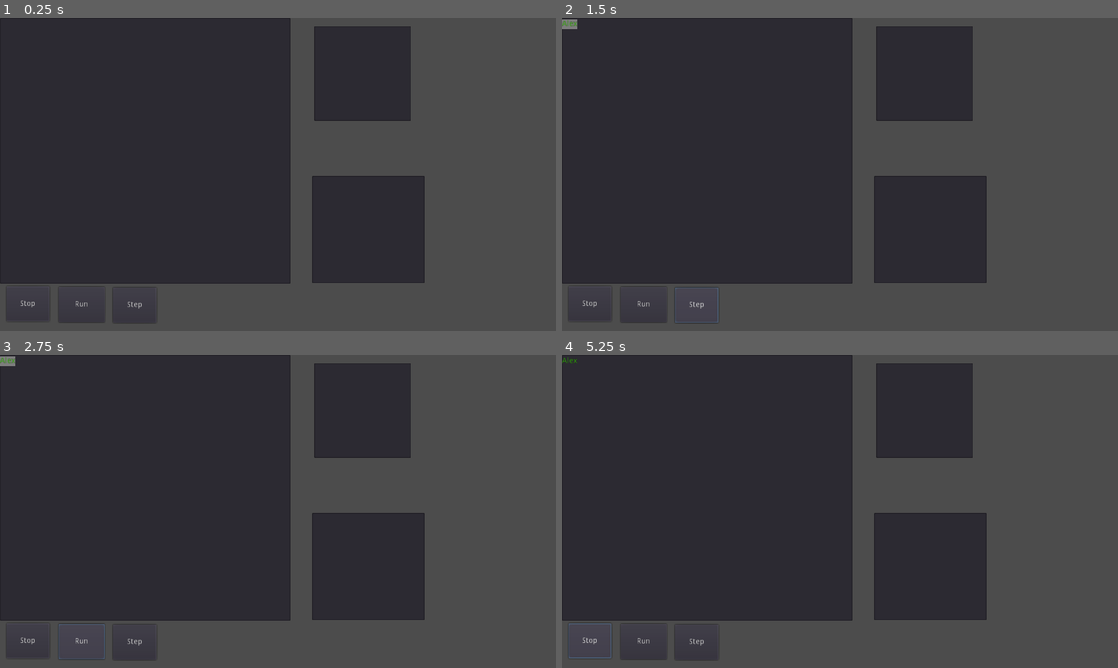
Above: before the commit, frames 1-4 (two rows, left to right).
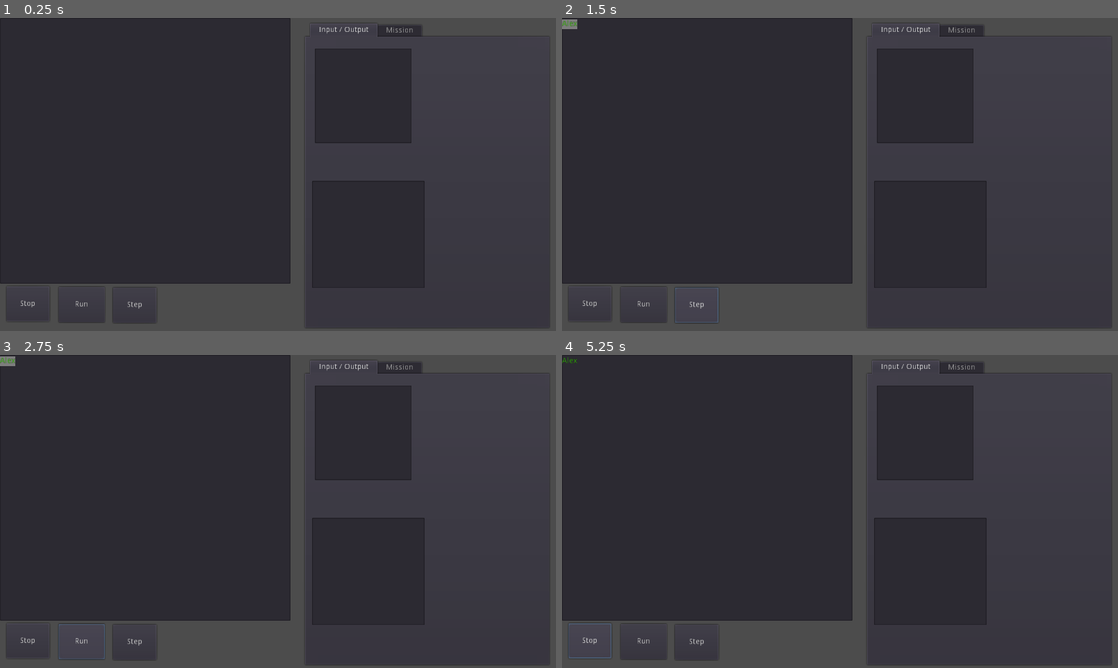
Above: after the commit, the same moments.

Repository: dulsi/LearningBasic
Game: Godot game, scene res://basic.tscn
Same seed, same stepped clock (60 frames per second), same inputs: the game is played once before the commit and once after it.
Inputs (mouse positions are in pixels of both pictures, inside the frame that each line leads up to):
- Up to frame 1 (0.25 s): no input
- Up to frame 2 (1.5 s): click (706, 149) at 0.52 s; type "Alex" at 0.6 s; click "Step" at 1.25 s
- Up to frame 3 (2.75 s): click "Run" at 2 s
- Up to frame 4 (5.25 s): click "Stop" at 2.75 s; click "Run" at 3.5 s; click "Step" at 4.25 s; click "Stop" at 5 s

The runs differ from the first frame. In frame 1, 2.1% of the frame differs, in the area x 55-98%, y 2-100%; in frame 2, 2.1%; in frame 3, 2.1%; in frame 4, 2.1%.

Commit message:
Some better error messages. Add tab for mission instructions.

Diff:
--- /dev/null
+++ b/RightPanel.gd
@@ -0,0 +1,16 @@
+extends TabContainer
+
+
+# Declare member variables here. Examples:
+# var a = 2
+# var b = "text"
+
+
+# Called when the node enters the scene tree for the first time.
+func _ready():
+	set_tab_title(0, "Input / Output")
+
+
+# Called every frame. 'delta' is the elapsed time since the previous frame.
+#func _process(delta):
+#	pass
--- a/basic.gd
+++ b/basic.gd
@@ -206,6 +206,13 @@
 			emit_signal("output_screen", "Runtime Error: String cannot perform this operation: " + String(r1) + op_string + String(r2) + "\n")
 			_on_Stop_pressed()
 			break
+		if typeof(r1) != typeof(r2) && (op == TOKENIZER_EQ || op == TOKENIZER_NE):
+			var op_string = "="
+			if op == TOKENIZER_NE:
+				op_string = "<>"
+			emit_signal("output_screen", "Runtime Error: Variables of different type cannot perform this operation: " + String(r1) + op_string + String(r2) + "\n")
+			_on_Stop_pressed()
+			break
 		match op:
 			TOKENIZER_LT:
 				r1 = r1 < r2
@@ -246,7 +253,8 @@
 		if tokenizer_token() != TOKENIZER_ENDOFINPUT:
 			index_add(tokenizer_num(), tokenizer_pos())
 		else:
-			print("Error")
+			emit_signal("output_screen", "Runtime Error: Line " + String(linenum) + " not found\n")
+			_on_Stop_pressed()
 			break
 
 func jump_linenum(linenum):
@@ -591,7 +599,7 @@
 func _on_Step_pressed():
 	if running == 0:
 		emit_signal("clear_screen")
-		ubasic_init(get_parent().get_node("InputScreen"))
+		ubasic_init(get_parent().get_node("RightPanel").get_node("WorkTab").get_node("InputScreen"))
 		running = 1
 	if !ubasic_finished():
 		ubasic_run()
--- a/basic.tscn
+++ b/basic.tscn
@@ -1,8 +1,9 @@
-[gd_scene load_steps=4 format=2]
+[gd_scene load_steps=5 format=2]
 
 [ext_resource path="res://basic.gd" type="Script" id=1]
 [ext_resource path="res://OutputScreen.gd" type="Script" id=2]
 [ext_resource path="res://InputScreen.gd" type="Script" id=3]
+[ext_resource path="res://RightPanel.gd" type="Script" id=4]
 
 [node name="Node2D" type="Node2D"]
 
@@ -39,18 +40,6 @@
 "_edit_use_anchors_": false
 }
 
-[node name="OutputScreen" type="TextEdit" parent="."]
-margin_left = 575.0
-margin_top = 291.0
-margin_right = 782.0
-margin_bottom = 488.0
-focus_mode = 0
-custom_colors/font_color = Color( 0.176471, 0.694118, 0, 1 )
-script = ExtResource( 2 )
-__meta__ = {
-"_edit_use_anchors_": false
-}
-
 [node name="Stop" type="Button" parent="."]
 margin_left = 12.0
 margin_top = 494.0
@@ -61,11 +50,30 @@
 "_edit_use_anchors_": false
 }
 
-[node name="InputScreen" type="TextEdit" parent="."]
-margin_left = 579.0
-margin_top = 15.0
-margin_right = 757.0
-margin_bottom = 189.0
+[node name="RightPanel" type="TabContainer" parent="."]
+margin_left = 563.0
+margin_top = 10.0
+margin_right = 1011.0
+margin_bottom = 569.0
+tab_align = 0
+script = ExtResource( 4 )
+__meta__ = {
+"_edit_use_anchors_": false
+}
+
+[node name="WorkTab" type="Control" parent="RightPanel"]
+anchor_right = 1.0
+anchor_bottom = 1.0
+margin_left = 4.0
+margin_top = 32.0
+margin_right = -4.0
+margin_bottom = -4.0
+
+[node name="InputScreen" type="TextEdit" parent="RightPanel/WorkTab"]
+margin_left = 13.0
+margin_top = 14.0
+margin_right = 191.0
+margin_bottom = 188.0
 focus_mode = 1
 custom_colors/font_color = Color( 0.176471, 0.694118, 0, 1 )
 script = ExtResource( 3 )
@@ -73,11 +81,46 @@
 "_edit_use_anchors_": false
 }
 
-[connection signal="clear_screen" from="TextEdit" to="OutputScreen" method="_on_clear_screen"]
-[connection signal="output_screen" from="TextEdit" to="OutputScreen" method="_on_add_text"]
+[node name="OutputScreen" type="TextEdit" parent="RightPanel/WorkTab"]
+margin_left = 8.0
+margin_top = 258.0
+margin_right = 215.0
+margin_bottom = 455.0
+focus_mode = 0
+custom_colors/font_color = Color( 0.176471, 0.694118, 0, 1 )
+script = ExtResource( 2 )
+__meta__ = {
+"_edit_use_anchors_": false
+}
+
+[node name="Mission" type="Control" parent="RightPanel"]
+visible = false
+anchor_right = 1.0
+anchor_bottom = 1.0
+margin_left = 4.0
+margin_top = 32.0
+margin_right = -4.0
+margin_bottom = -4.0
+
+[node name="RichTextLabel" type="RichTextLabel" parent="RightPanel/Mission"]
+margin_right = 440.0
+margin_bottom = 523.0
+bbcode_enabled = true
+bbcode_text = "[center]Mission[/center]
+
+Mission description here."
+text = "Mission
+
+Mission description here."
+__meta__ = {
+"_edit_use_anchors_": false
+}
+
+[connection signal="clear_screen" from="TextEdit" to="RightPanel/WorkTab/OutputScreen" method="_on_clear_screen"]
+[connection signal="output_screen" from="TextEdit" to="RightPanel/WorkTab/OutputScreen" method="_on_add_text"]
 [connection signal="text_changed" from="TextEdit" to="TextEdit" method="_on_TextEdit_text_changed"]
 [connection signal="timeout" from="TextEdit/NextStep" to="TextEdit" method="_on_NextStep_timeout"]
 [connection signal="pressed" from="Run" to="TextEdit" method="_on_Run_pressed"]
 [connection signal="pressed" from="Step" to="TextEdit" method="_on_Step_pressed"]
 [connection signal="pressed" from="Stop" to="TextEdit" method="_on_Stop_pressed"]
-[connection signal="text_changed" from="InputScreen" to="TextEdit" method="_on_TextEdit_text_changed"]
+[connection signal="text_changed" from="RightPanel/WorkTab/InputScreen" to="TextEdit" method="_on_TextEdit_text_changed"]
